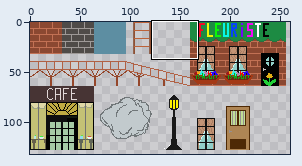
File history of a sprite sheet, GGJ20/Assets/Sprites/VictorianLondon/Tilemap_Londres.png. The picture above shows the old version from afar; the outline marks the close-up.
Close-up. Before the commit:
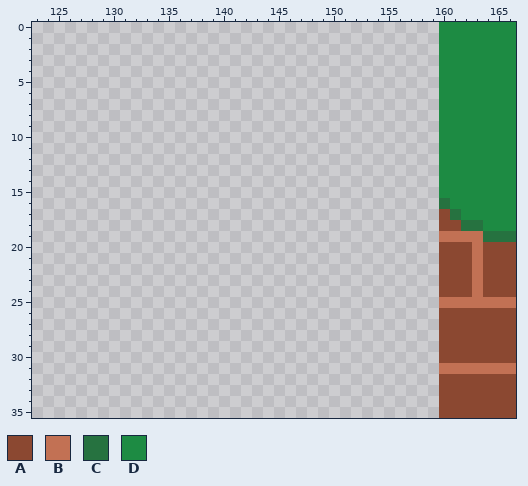
The file is 320x320 pixels. Colours within 5 levels of each other are drawn and written as one. Shown: x 123..166, y 0..35. The wide view leaves out empty margins. The commit also changed other parts of the picture, which this record leaves out.
Palette (. is transparent): A #8b4831  B #c27154  C #267240  D #1d8b43
Pixels before, first column x 160:
 0 DDDDDDD
 1 DDDDDDD
 2 DDDDDDD
 3 DDDDDDD
 4 DDDDDDD
 5 DDDDDDD
 6 DDDDDDD
 7 DDDDDDD
 8 DDDDDDD
 9 DDDDDDD
10 DDDDDDD
11 DDDDDDD
12 DDDDDDD
13 DDDDDDD
14 DDDDDDD
15 DDDDDDD
16 CDDDDDD
17 ACDDDDD
18 AACCDDD
19 BBBBCCC
20 AAABAAA
21 AAABAAA
22 AAABAAA
23 AAABAAA
24 AAABAAA
25 BBBBBBB
26 AAAAAAA
27 AAAAAAA
28 AAAAAAA
29 AAAAAAA
30 AAAAAAA
31 BBBBBBB
32 AAAAAAA
33 AAAAAAA
34 AAAAAAA
35 AAAAAAA
Now the later version:
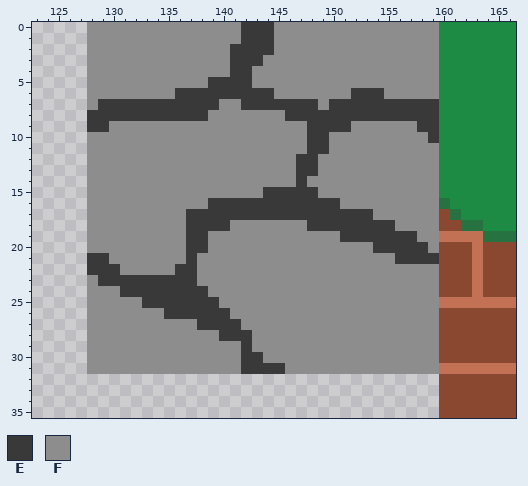
Colours new in this view: E #3a3939  F #8d8d8d
Edits made:
The author put colour E in rows 0 to 1 at x 142 to 144; in row 2 at x 141 to 144; in row 3 at x 141 to 143; in row 4 at x 141 to 142; in row 5 at x 139 to 142; in row 6 at x 136 to 144 and 152 to 154.
The author put colour E in row 7 at x 129 to 139, 142 to 148 and 150 to 159; in row 8 at x 128 to 138 and 146 to 159; in row 9 at x 128 to 129, 148 to 151 and 158 to 159; in row 10 at x 148 to 149 and 159; in row 11 at x 148 to 149; in rows 12 to 13 at x 147 to 148.
The author put colour E in row 14 at x 147; in row 15 at x 144 to 148; in row 16 at x 139 to 150; in row 17 at x 137 to 153; in row 18 at x 137 to 140 and 148 to 155; in row 19 at x 137 to 138 and 151 to 157.
The author put colour E in row 20 at x 137 to 138 and 154 to 158; in row 21 at x 128 to 129, 137 and 156 to 159; in row 22 at x 128 to 130 and 136 to 137; in row 23 at x 129 to 137; in row 24 at x 131 to 138; in row 25 at x 133 to 139.
The author put colour E in row 26 at x 135 to 140; in row 27 at x 138 to 141; in row 28 at x 140 to 142; in row 29 at x 142; in row 30 at x 142 to 143; in row 31 at x 142 to 145.
The author put colour F in rows 0 to 1 at x 128 to 141 and 145 to 159; in row 2 at x 128 to 140 and 145 to 159; in row 3 at x 128 to 140 and 144 to 159; in row 4 at x 128 to 140 and 143 to 159; in row 5 at x 128 to 138 and 143 to 159; in row 6 at x 128 to 135, 145 to 151 and 155 to 159.
The author put colour F in row 7 at x 128, 140 to 141 and 149; in row 8 at x 139 to 145; in row 9 at x 130 to 147 and 152 to 157; in row 10 at x 128 to 147 and 150 to 158; in row 11 at x 128 to 147 and 150 to 159; in rows 12 to 13 at x 128 to 146 and 149 to 159.
The author put colour F in row 14 at x 128 to 146 and 148 to 159; in row 15 at x 128 to 143 and 149 to 159; in row 16 at x 128 to 138 and 151 to 159; in row 17 at x 128 to 136 and 154 to 159; in row 18 at x 128 to 136, 141 to 147 and 156 to 159; in row 19 at x 128 to 136, 139 to 150 and 158 to 159.
The author put colour F in row 20 at x 128 to 136, 139 to 153 and 159; in row 21 at x 130 to 136 and 138 to 155; in row 22 at x 131 to 135 and 138 to 159; in row 23 at x 128 and 138 to 159; in row 24 at x 128 to 130 and 139 to 159; in row 25 at x 128 to 132 and 140 to 159.
The author put colour F in row 26 at x 128 to 134 and 141 to 159; in row 27 at x 128 to 137 and 142 to 159; in row 28 at x 128 to 139 and 143 to 159; in row 29 at x 128 to 141 and 143 to 159; in row 30 at x 128 to 141 and 144 to 159; in row 31 at x 128 to 141 and 146 to 159.
Boxes around the changes in both close-ups, in picture pixels (x1, y1, x2, y2):
added: (87, 22, 439, 374)
